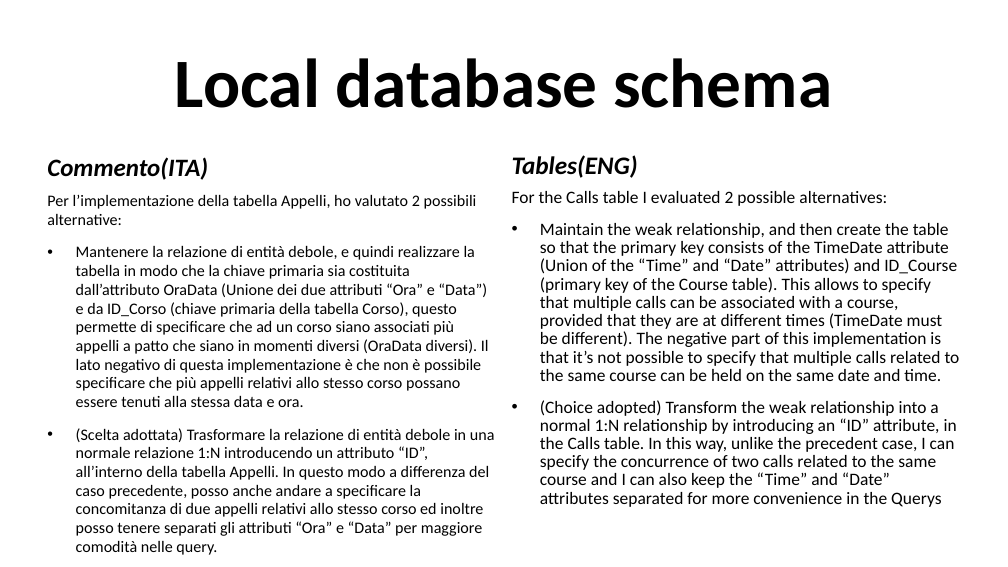
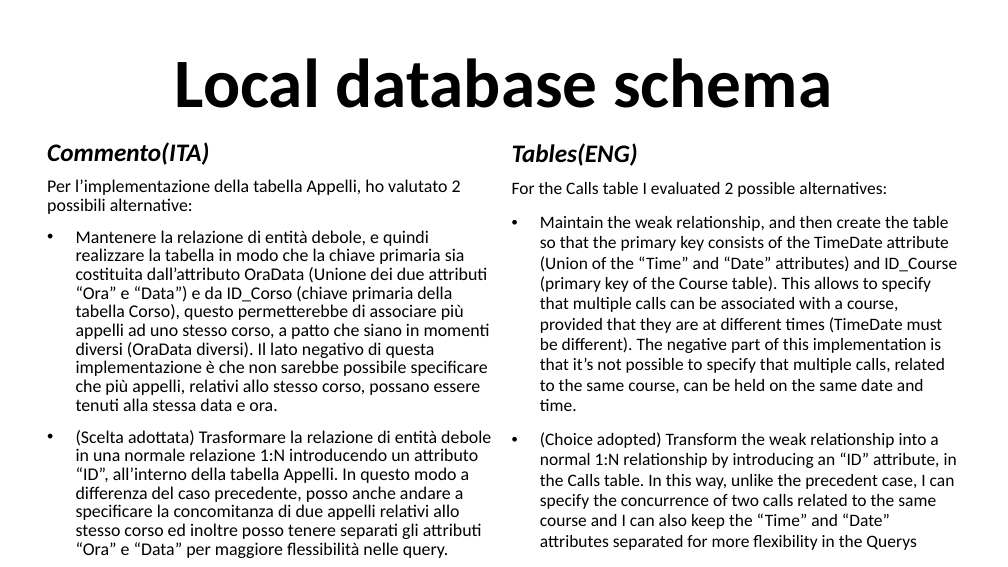
Before and after one commit to LucaTosetti01/ProgettoTIW, a slide deck: slide 12 of PresentazioneProgetto.pptx. Drawn at 1008x567 pixels with LibreOffice and Linux fonts; fonts in the diff are those of the drawing. Boxes give left, top, right and bottom in pixels: in the first picture for what was removed or moved away, otherwise in the second. Text is boxed around its words. In the diff, an @@ line names an element or a change of style, - is before the commit and + after.

```diff
--- a/PresentazioneProgetto.pptx
+++ b/PresentazioneProgetto.pptx
@@ text "Commento(ITA)": place and size @@
-text "Commento(ITA)" at [47, 157, 495, 555]
+text "Commento(ITA)" at [47, 142, 491, 558]
@@ text at [47, 142, 461, 214]: size 23.8 to 24 pt in "Commento(ITA)"; size 15.3 to 17 pt in "Per l’implementazione della tabella Appelli, ho valutato ..."; line spacing 0.8 to 1; less space between paragraphs; line spacing 0.97 to 0.87 @@
@@ text "Tables(ENG)": place and size @@
-text "Tables(ENG)" at [512, 155, 960, 507]
+text "Tables(ENG)" at [512, 143, 957, 550]
@@ text at [512, 143, 887, 197]: line spacing 0.7 to 0.8; line spacing 0.87 to 0.97 @@
@@ text at [76, 230, 491, 558]: text changed; size 15.3 to 17 pt @@
-• Mantenere la relazione di entità debole, e quindi realizzare la tabella in modo che la chiave primaria sia costituita dall’attributo OraData (Unione dei due attributi “Ora” e “Data”) e da ID_Corso (chiave primaria della tabella Corso), questo permette di specificare che ad un corso siano associati più appelli a patto che siano in momenti diversi (OraData diversi). Il lato negativo di questa implementazione è che non è possibile specificare che più appelli relativi allo stesso corso possano essere tenuti alla stessa data e ora.
-• (Scelta adottata) Trasformare la relazione di entità debole in una normale relazione 1:N introducendo un attributo “ID”, all’interno della tabella Appelli. In questo modo a differenza del caso precedente, posso anche andare a specificare la concomitanza di due appelli relativi allo stesso corso ed inoltre posso tenere separati gli attributi “Ora” e “Data” per maggiore comodità nelle query.
+• Mantenere la relazione di entità debole, e quindi realizzare la tabella in modo che la chiave primaria sia costituita dall’attributo OraData (Unione dei due attributi “Ora” e “Data”) e da ID_Corso (chiave primaria della tabella Corso), questo permetterebbe di associare più appelli ad uno stesso corso, a patto che siano in momenti diversi (OraData diversi). Il lato negativo di questa implementazione è che non sarebbe possibile specificare che più appelli, relativi allo stesso corso, possano essere tenuti alla stessa data e ora.
+• (Scelta adottata) Trasformare la relazione di entità debole in una normale relazione 1:N introducendo un attributo “ID”, all’interno della tabella Appelli. In questo modo a differenza del caso precedente, posso anche andare a specificare la concomitanza di due appelli relativi allo stesso corso ed inoltre posso tenere separati gli attributi “Ora” e “Data” per maggiore flessibilità nelle query.
@@ text at [540, 216, 957, 550]: text changed @@
-• Maintain the weak relationship, and then create the table so that the primary key consists of the TimeDate attribute (Union of the “Time” and “Date” attributes) and ID_Course (primary key of the Course table). This allows to specify that multiple calls can be associated with a course, provided that they are at different times (TimeDate must be different). The negative part of this implementation is that it’s not possible to specify that multiple calls related to the same course can be held on the same date and time.
-• (Choice adopted) Transform the weak relationship into a normal 1:N relationship by introducing an “ID” attribute, in the Calls table. In this way, unlike the precedent case, I can specify the concurrence of two calls related to the same course and I can also keep the “Time” and “Date” attributes separated for more convenience in the Querys
+• Maintain the weak relationship, and then create the table so that the primary key consists of the TimeDate attribute (Union of the “Time” and “Date” attributes) and ID_Course (primary key of the Course table). This allows to specify that multiple calls can be associated with a course, provided that they are at different times (TimeDate must be different). The negative part of this implementation is that it’s not possible to specify that multiple calls, related to the same course, can be held on the same date and time.
+• (Choice adopted) Transform the weak relationship into a normal 1:N relationship by introducing an “ID” attribute, in the Calls table. In this way, unlike the precedent case, I can specify the concurrence of two calls related to the same course and I can also keep the “Time” and “Date” attributes separated for more flexibility in the Querys
```
Also in this commit, not shown: 6 other slides changed, 6 slides added, 4 other files.
